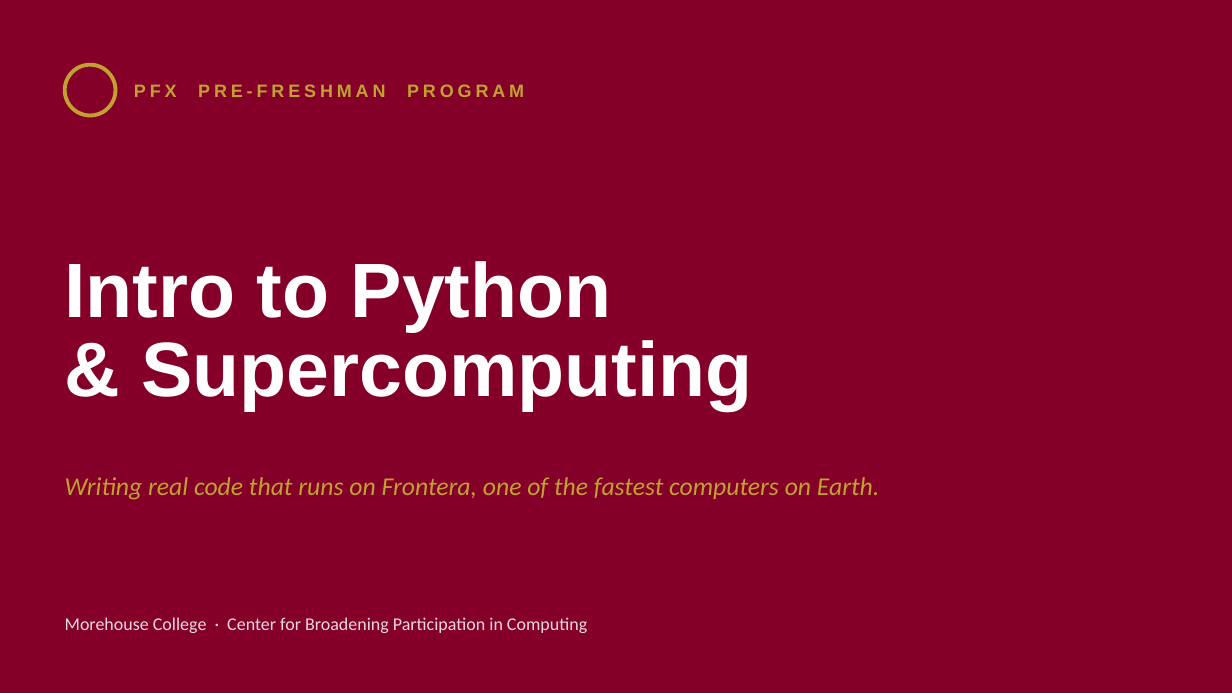
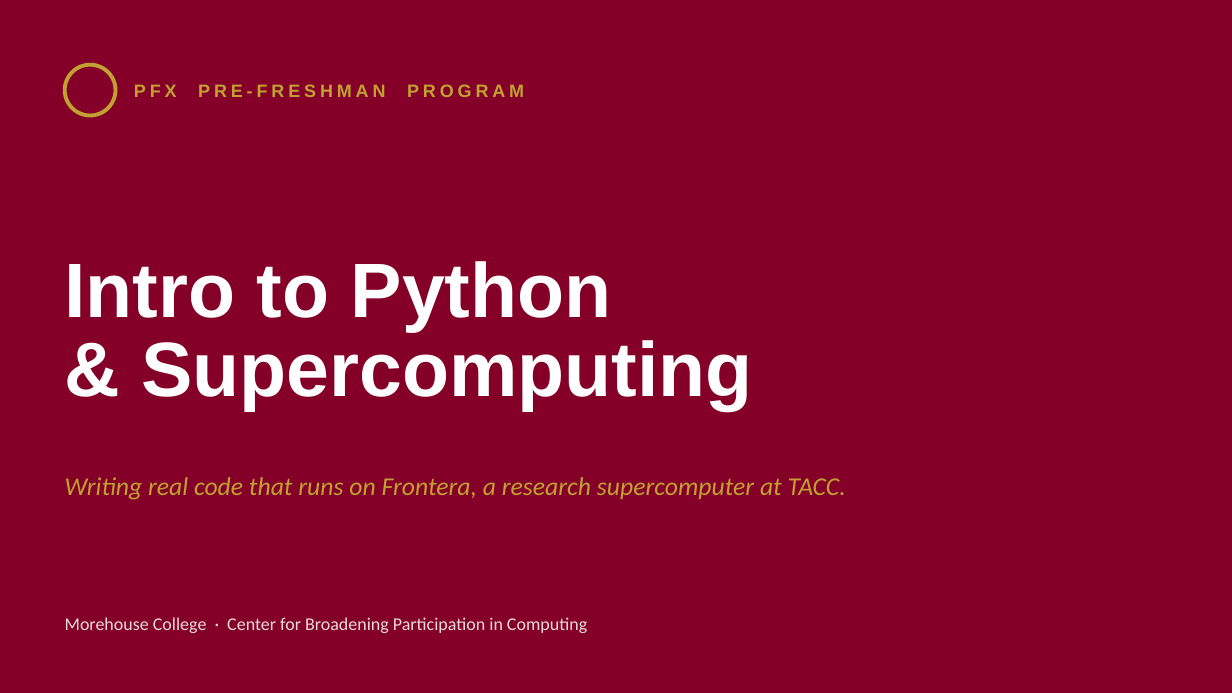
Before and after one commit to ashleyscruse/pfx-hpc, a slide deck: slide 1 of slides/pfx-hpc-slides.pptx. Drawn at 1232x693 pixels with LibreOffice and Linux fonts; fonts in the diff are those of the drawing. Boxes give left, top, right and bottom in pixels: in the first picture for what was removed or moved away, otherwise in the second. Text is boxed around its words. In the diff, an @@ line names an element or a change of style, - is before the commit and + after.

Commit message:
Replace speed superlatives with factual specs
Removes 'fastest on Earth' / 'fastest academic supercomputer' / 'most
powerful' claims from the slides, notebook, and site. Describes Frontera
by its published specs instead: 8,368 nodes, 56 cores and 192 GB per node,
468,608 cores total.

```diff
--- a/slides/pfx-hpc-slides.pptx
+++ b/slides/pfx-hpc-slides.pptx
@@ text at (x1=65, y1=477, x2=846, y2=500): text changed @@
-Writing real code that runs on Frontera, one of the fastest computers on Earth.
+Writing real code that runs on Frontera, a research supercomputer at TACC.
```
Also in this commit, not shown: 4 other slides changed, 2 other files.
